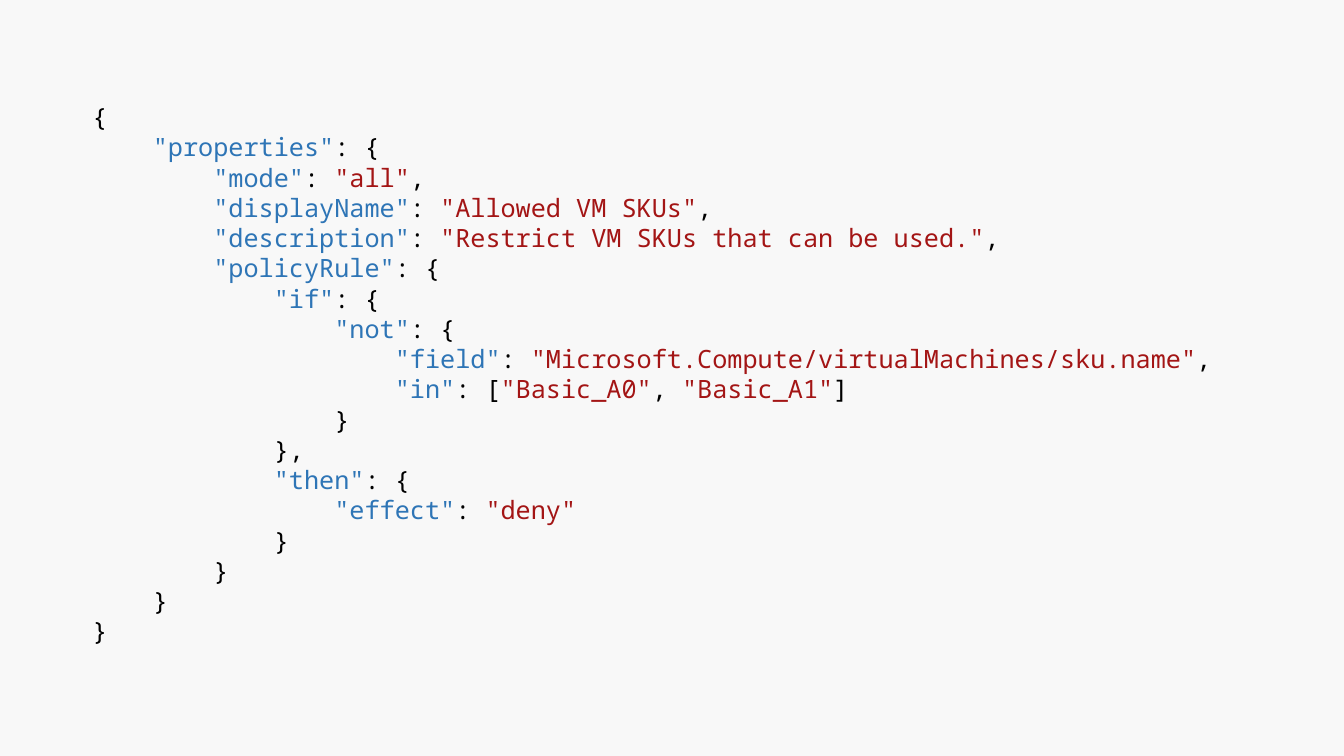
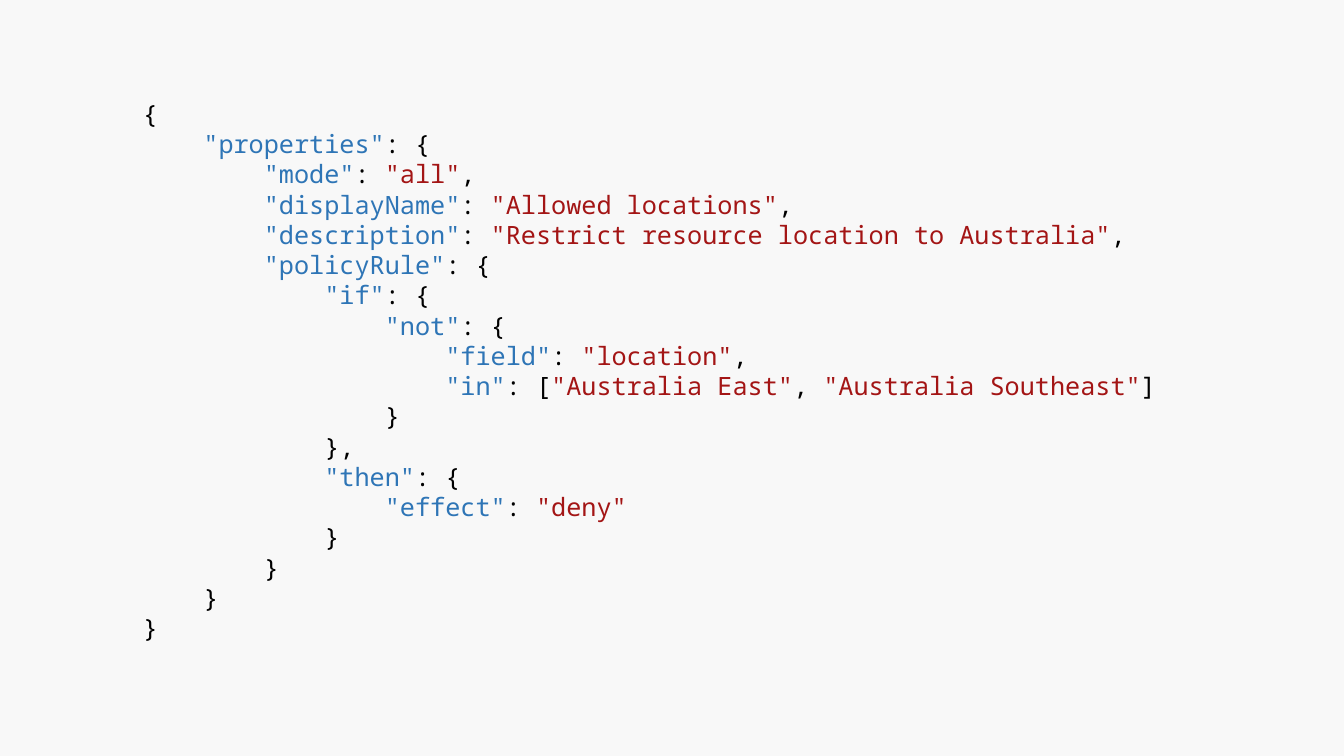
Before and after one commit to AzureUserGroupBulgaria/Meetups2017, a slide deck: slide 11 of 09-September/policies/presentation.pptx. Drawn at 1344x756 pixels with LibreOffice and Linux fonts; fonts in the diff are those of the drawing. Boxes give left, top, right and bottom in pixels: in the first picture for what was removed or moved away, otherwise in the second. Text is boxed around its words. In the diff, an @@ line names an element or a change of style, - is before the commit and + after.

```diff
--- a/09-September/policies/presentation.pptx
+++ b/09-September/policies/presentation.pptx
@@ text "{": place and size @@
-text "{" at (153,137,1211,525)
+text "{" at (203,134,1156,522)
@@ text at (264,195,1125,250): text changed @@
-"displayName": "Allowed VM SKUs",
-"description": "Restrict VM SKUs that can be used.",
+"displayName": "Allowed locations",
+"description": "Restrict resource location to Australia",
@@ text at (445,345,1156,399): text changed @@
-"field": "Microsoft.Compute/virtualMachines/sku.name",
-"in": ["Basic_A0", "Basic_A1"]
+"field": "location",
+"in": ["Australia East", "Australia Southeast"]
```
Also in this commit, not shown: 4 other slides changed, 1 slide added, 1 slide removed, 3 other files.
